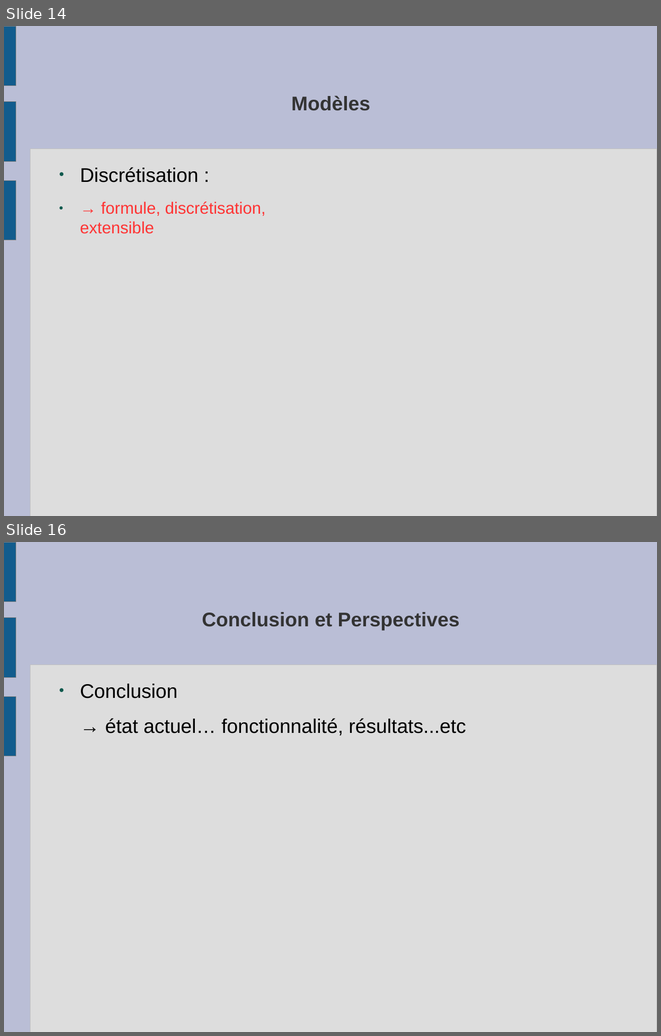
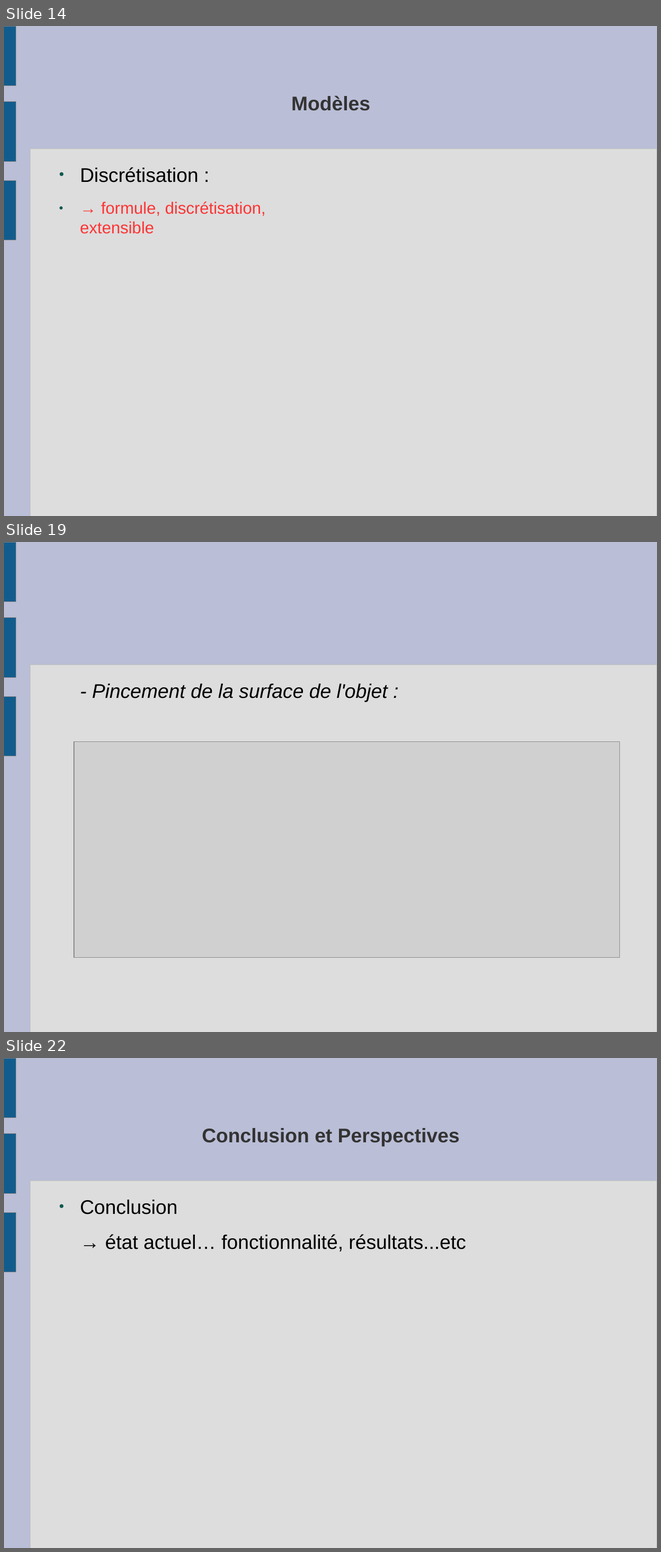
Before and after one commit to slvrgauthier/OpenSculpt, a slide deck: Documentation/Soutenance.odp. Shown one above the other, each under a label of ours: slides 14 and 16 before the commit, slides 14, 19 and 22 after it; the slides between them are not shown. The pictures are 661x1036 and 661x1552 pixels, drawn with LibreOffice and Linux fonts; fonts in the diff are those of the drawing; grey boxes stand for pictures. Boxes give left, top, right and bottom in pixels: in the first picture for what was removed or moved away, otherwise in the second. Text is boxed around its words. In the diff, an @@ line names an element or a change of style, - is before the commit and + after.

```diff
--- a/Documentation/Soutenance.odp
+++ b/Documentation/Soutenance.odp
@@ slide 19 added at (4,542,657,1032), background #BABED6; not listed: 4 template elements that a slide beside it also shows @@
@@ text added at (92,684,388,702), 24 pt, text #000000, italic @@
+- Pincement de la surface de l'objet :
@@ picture added at (74,742,620,958) @@
@@ what was slide 16 is now slide 22 @@
```
Also in this commit, not shown: 6 other slides added, 1 slide removed, 2 other files.
